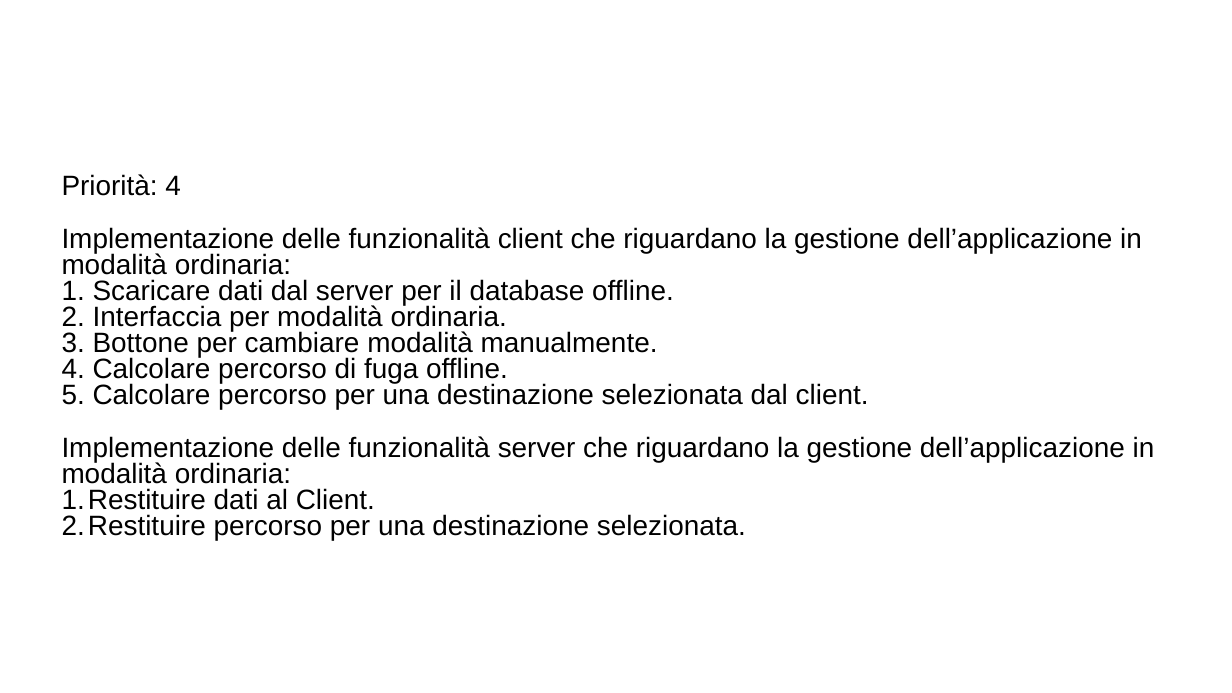
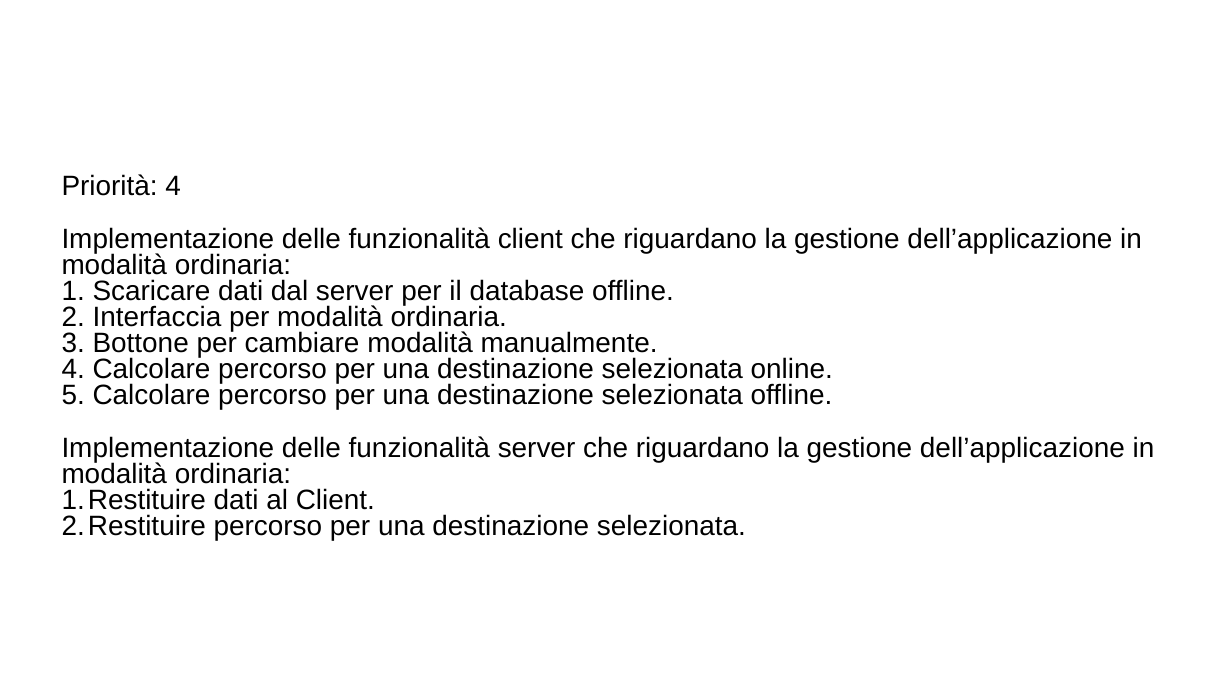
Before and after one commit to ecorradini/ProgettoIDS, a slide deck: slide 1 of AnalisiRequisiti/User Stories/UserStories.ppt. Drawn at 1232x693 pixels with LibreOffice and Linux fonts; fonts in the diff are those of the drawing; background and template pictures are left out. Boxes give left, top, right and bottom in pixels: in the first picture for what was removed or moved away, otherwise in the second. Text is boxed around its words. In the diff, an @@ line names an element or a change of style, - is before the commit and + after.

```diff
--- a/AnalisiRequisiti/User Stories/UserStories.ppt
+++ b/AnalisiRequisiti/User Stories/UserStories.ppt
@@ text at (62,357,833,410): text changed @@
-4. Calcolare percorso di fuga offline.
-5. Calcolare percorso per una destinazione selezionata dal client.
+4. Calcolare percorso per una destinazione selezionata online.
+5. Calcolare percorso per una destinazione selezionata offline.
```
Also in this commit, not shown: 2 other slides changed, 3 other files.
